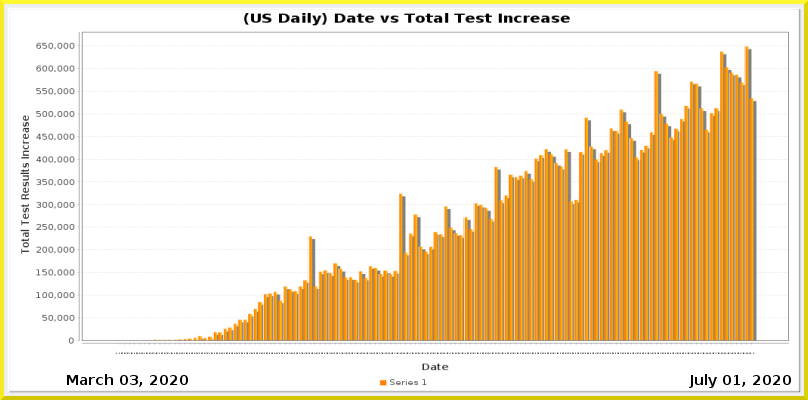
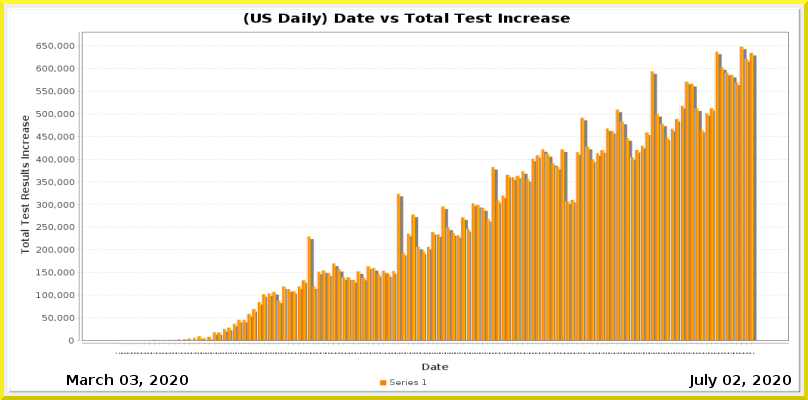
Layers edited between the first and the second 808 x 400 image:
painted on "Current Date" over [733, 375, 740, 385]
painted on "Date_vs_TestIncrease.png" over [135, 46, 757, 354]
